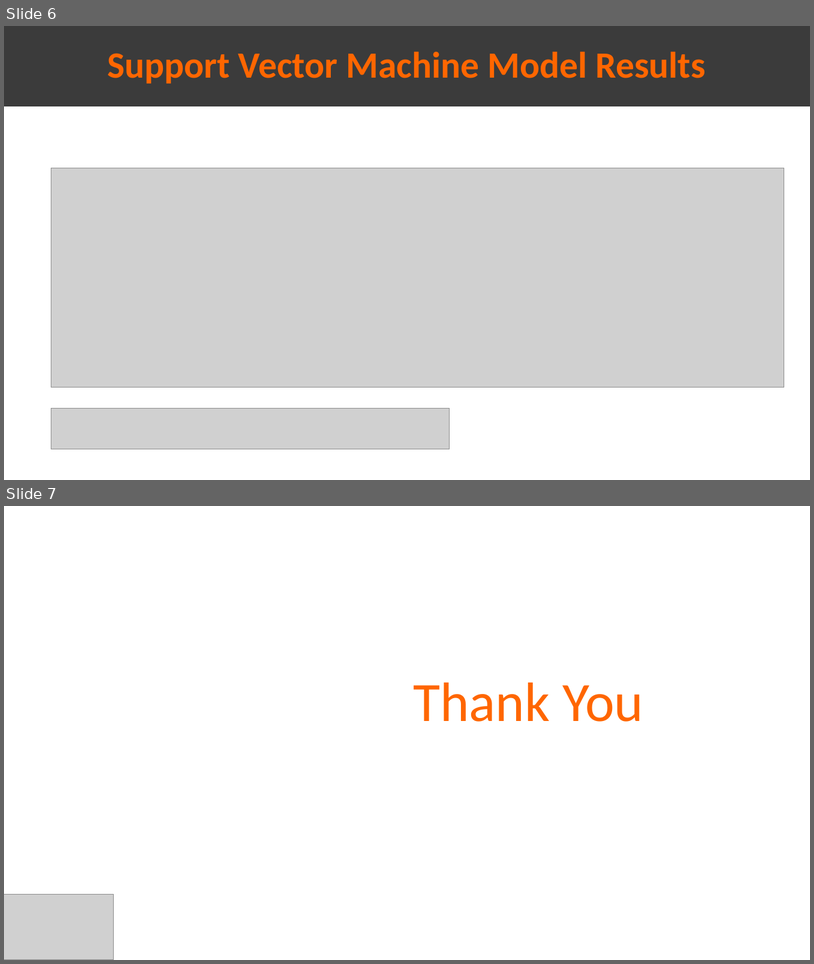
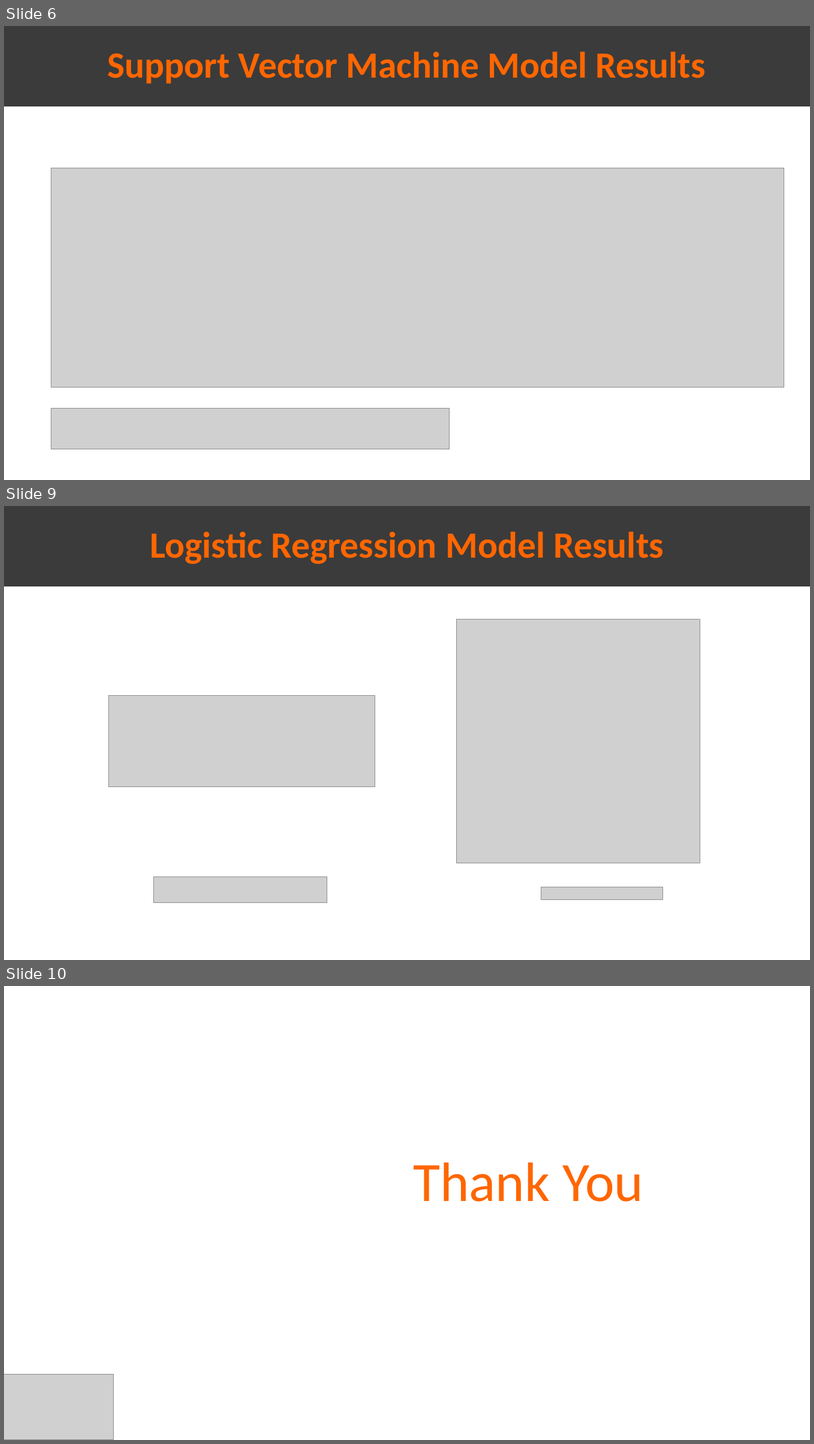
Before and after one commit to Omar-Safwat/HealthCare_project, a slide deck: Week_12/ML_model.pptx. Shown one above the other, each under a label of ours: slides 6 and 7 before the commit, slides 6, 9 and 10 after it; the slides between them are not shown. The pictures are 814x964 and 814x1444 pixels, drawn with LibreOffice and Linux fonts; fonts in the diff are those of the drawing; grey boxes stand for pictures. Boxes give left, top, right and bottom in pixels: in the first picture for what was removed or moved away, otherwise in the second. Text is boxed around its words. In the diff, an @@ line names an element or a change of style, - is before the commit and + after.

```diff
--- a/Week_12/ML_model.pptx
+++ b/Week_12/ML_model.pptx
@@ slide 9 added at box(4, 506, 810, 960), background #FFFFFF @@
@@ rectangle added at box(4, 506, 810, 586), fill #3B3B3B, 44 pt, text #FF6600, bold @@
+Logistic Regression Model Results
@@ picture added at box(457, 619, 700, 863) @@
@@ picture added at box(108, 696, 375, 787) @@
@@ picture added at box(154, 876, 327, 902) @@
@@ picture added at box(542, 886, 663, 899) @@
@@ what was slide 7 is now slide 10 @@
```
Also in this commit, not shown: 1 slide changed, 2 other slides added.
